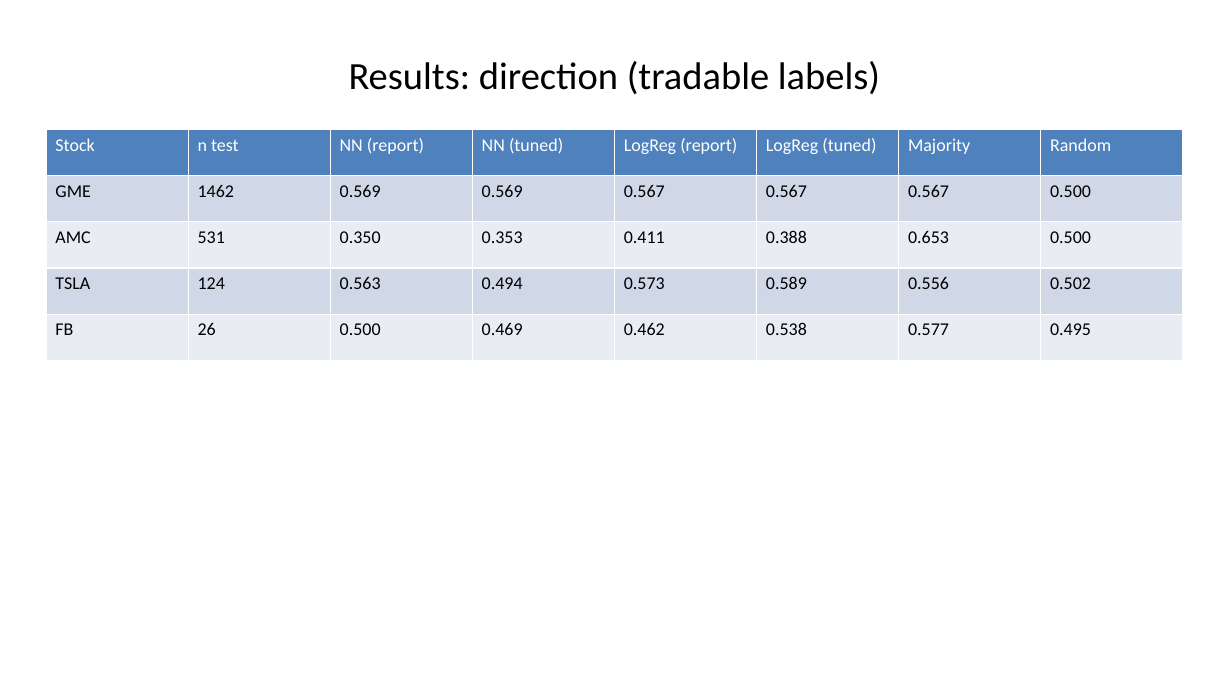
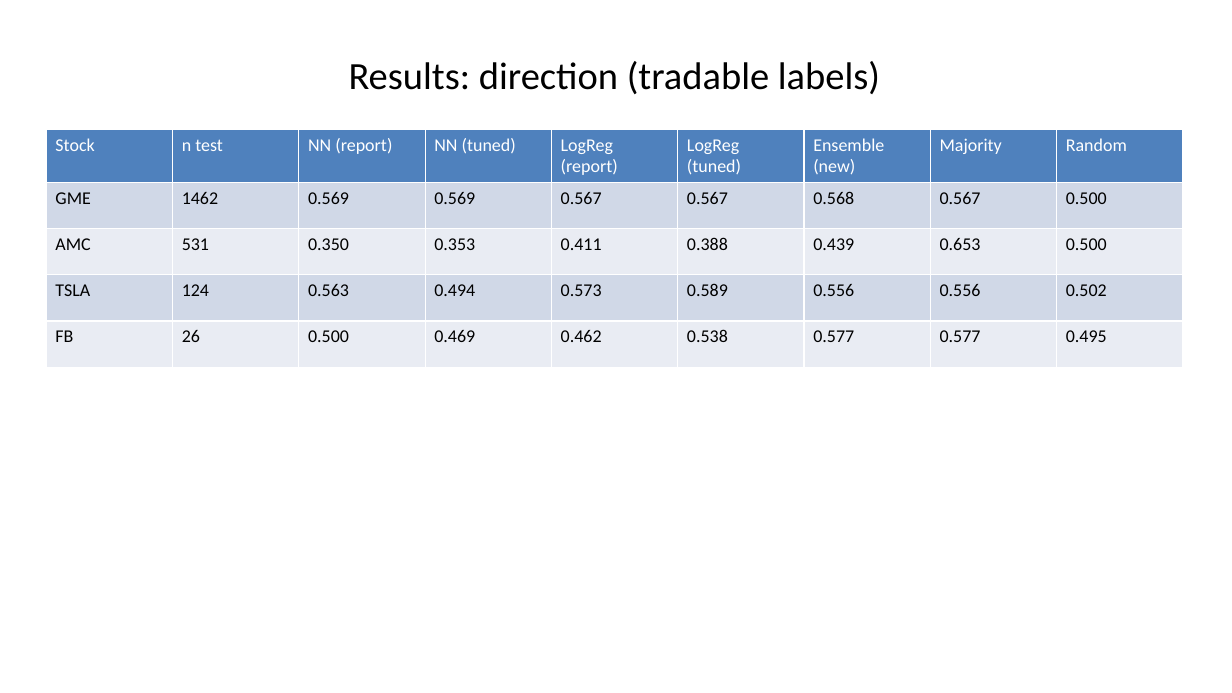
Before and after one commit to Prithvi-Aithal/wsb-market-prediction, a slide deck: slide 9 of docs/presentation.pptx (slide 7 before the commit). Drawn at 1232x693 pixels with LibreOffice and Linux fonts; fonts in the diff are those of the drawing. Boxes give left, top, right and bottom in pixels: in the first picture for what was removed or moved away, otherwise in the second. Text is boxed around its words. In the diff, an @@ line names an element or a change of style, - is before the commit and + after.

Commit message:
Add shrinkage ensemble model with forward-chaining CV tuning
New third model (models.ShrinkageEnsemble): soft vote of Newton logistic
regression, random forest, gradient boosting and Gaussian naive Bayes,
shrunk toward the training base rate (p = lam * p_vote + (1 - lam) * prior).
Count features are replaced by causal percentile ranks among the stock's
last 200 posts to remove the post-squeeze drift in engagement.

lam and the base learners' hyper-parameters are chosen by random search
over forward-chaining CV log-loss on train+val (tune_ensemble); the winner
is refit on train+val. Over 16 settings it matches or beats the majority
baseline in 11 (tuned report models: 6).

- run_experiments: ensemble metrics (accuracy, F1, log-loss, AUC), saved
  models, ensemble back-test and figures
- demo: prints ensemble probability; --quick tunes the ensemble live
- tests: 5 new tests for the ensemble and relative features
- docs, README, results and models regenerated

```diff
--- a/docs/presentation.pptx
+++ b/docs/presentation.pptx
@@ table at (x1=46, y1=129, x2=1186, y2=360) @@
+column 7: Ensemble (new) | 0.568 | 0.439 | 0.556 | 0.577
```
Also in this commit, not shown: 5 other slides changed, 3 slides added, 22 other files.
